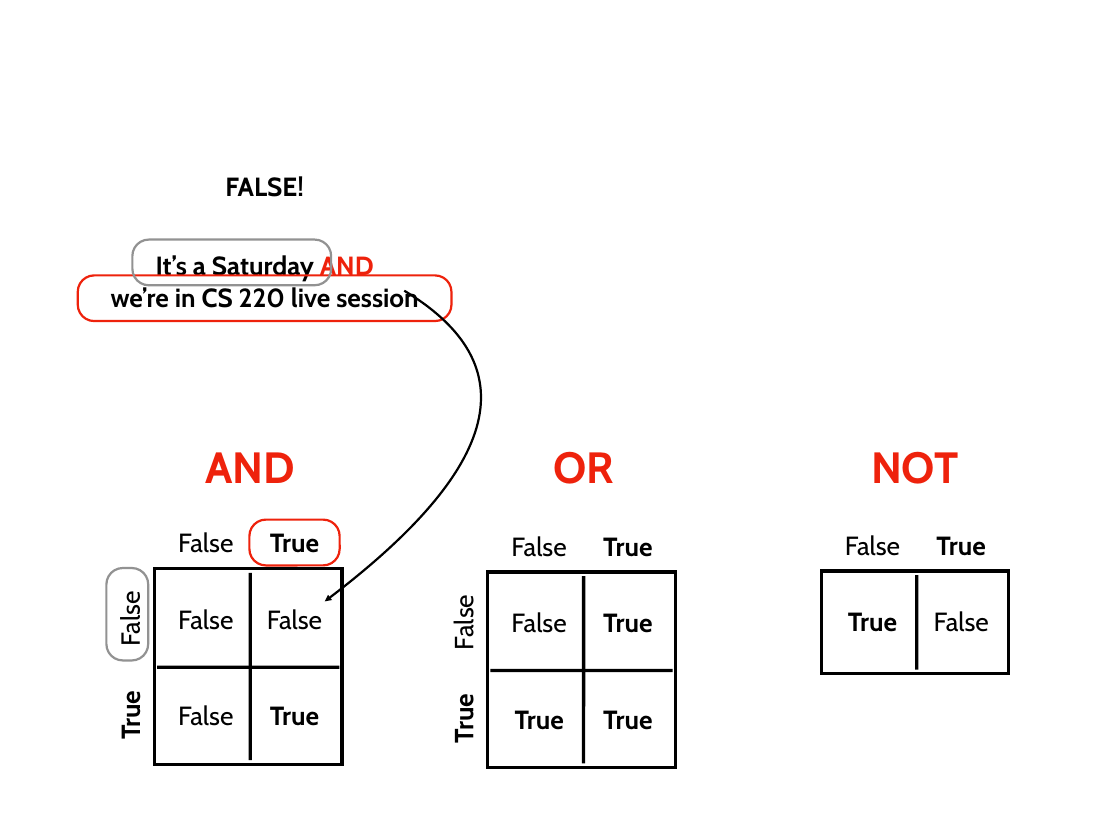
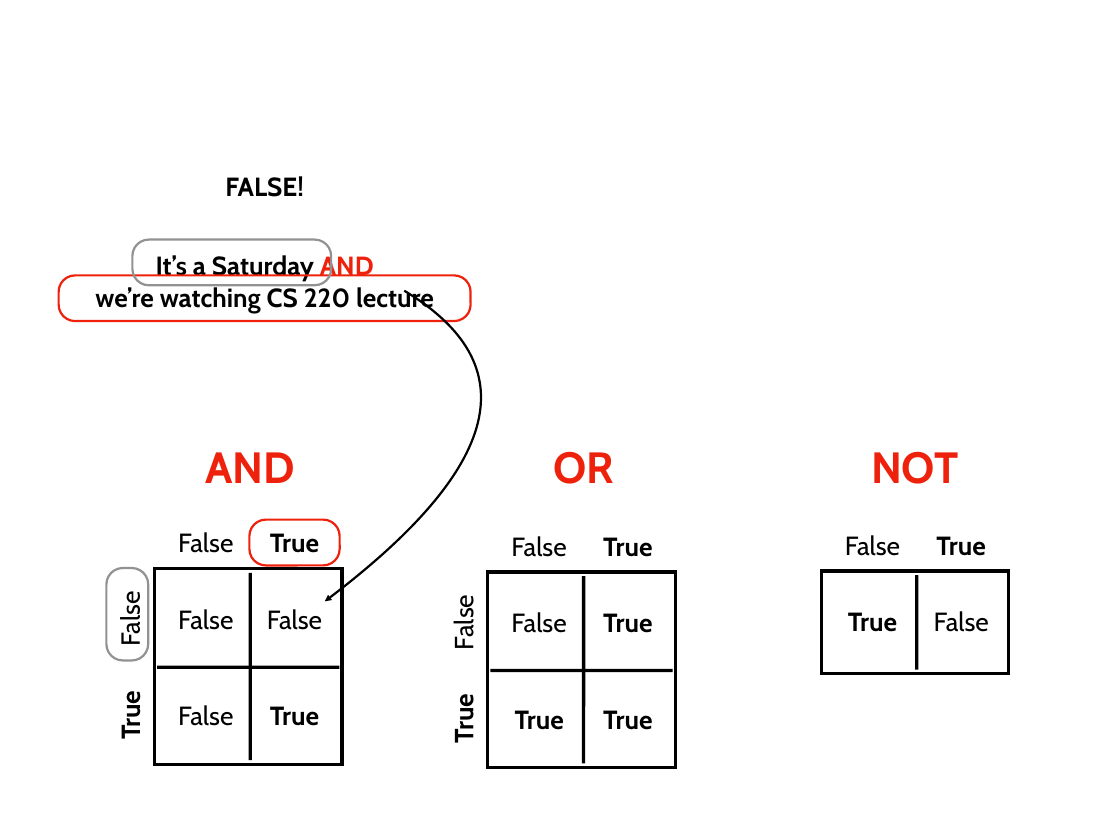
Before and after one commit to tylerharter/caraza-harter-com, a slide deck: slide 45 of tyler/meena/cs220/s21/materials/lec_04_S21.ppt. Drawn at 1120x840 pixels with LibreOffice and Linux fonts; fonts in the diff are those of the drawing. Boxes give left, top, right and bottom in pixels: in the first picture for what was removed or moved away, otherwise in the second. Text is boxed around its words. In the diff, an @@ line names an element or a change of style, - is before the commit and + after.

```diff
--- a/tyler/meena/cs220/s21/materials/lec_04_S21.ppt
+++ b/tyler/meena/cs220/s21/materials/lec_04_S21.ppt
@@ text "It’s a Saturday AND": place and size @@
-text "It’s a Saturday AND" at (111, 253, 418, 308)
+text "It’s a Saturday AND" at (95, 253, 434, 313)
@@ rounded rectangle: place and size @@
-rounded rectangle at (78, 276, 451, 321)
+rounded rectangle at (58, 276, 470, 321)
@@ text at (95, 285, 434, 313): text changed @@
-we’re in CS 220 live session
+we’re watching CS 220 lecture
```
Also in this commit, not shown: 3 other slides changed, 4 other files.
